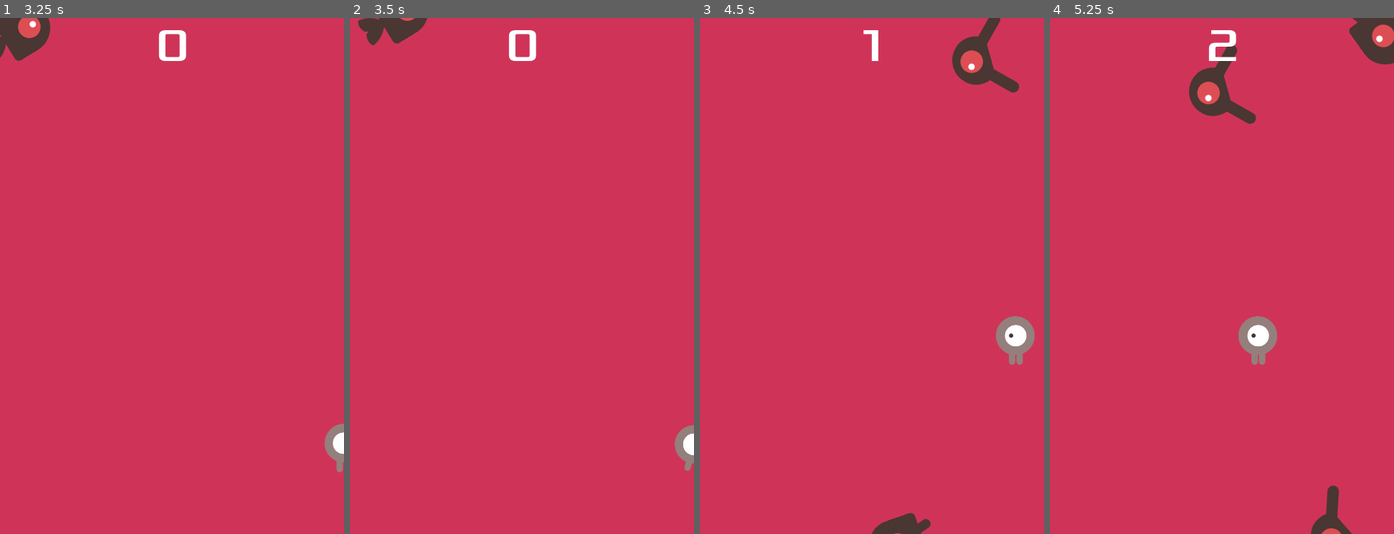
Above: before the commit, frames 1-4 (left to right).
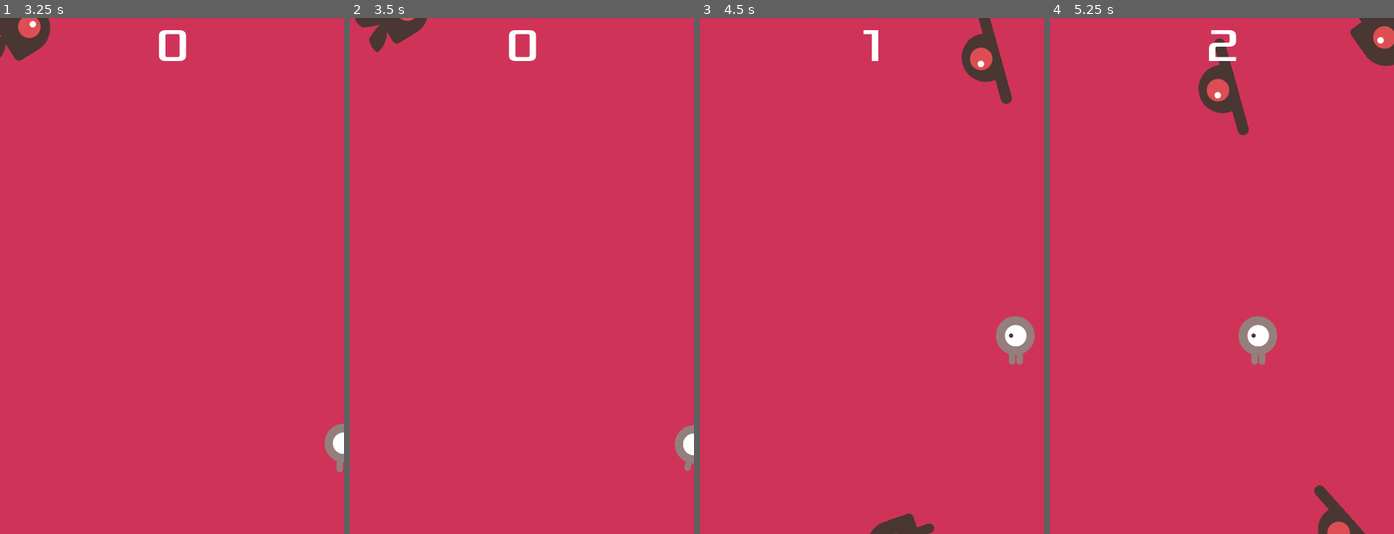
Above: after the commit, the same moments.

Repository: Ginaries/Dodge-the-Creeps
Game: Godot game, scene res://Scenes/Main/main.tscn
Two runs of this game, one before a commit and one after it. Both use one fixed random seed, a clock stepped at 60 frames per second and the inputs below.
Inputs:
- Up to frame 1 (3.25 s): click "Start" at 0.5 s; tap Enter at 1.25 s; hold Right (move_right) 1.28-2.03 s; hold Down (move_down) 2.03-2.78 s; hold Right (move_right) from 2.78 s (still down)
- Up to frame 2 (3.5 s): keep holding Right (move_right)
- Up to frame 3 (4.5 s): release Right (move_right) at 3.53 s; hold Up (move_up) 3.53-4.28 s; hold Left (move_left) from 4.28 s (still down)
- Up to frame 4 (5.25 s): keep holding Left (move_left)

Frame 1 is identical in both runs. In frame 2, 0.2% of the frame differs, in the area x 1-11%, y 0-7%; in frame 3, 1.1%; in frame 4, 1.7%, in the area x 40-100%, y 0-100%.

Commit message:
correccion de animacion estatica en mobs

Diff:
--- a/dodge-the-creeps/Scenes/Main/main.gd
+++ b/dodge-the-creeps/Scenes/Main/main.gd
@@ -1,7 +1,7 @@
 extends Node
 
 @export var mob_scene: PackedScene
-var score
+var score : int
 
 
 func game_over() -> void:
--- a/dodge-the-creeps/Scenes/Mob/mob.gd
+++ b/dodge-the-creeps/Scenes/Mob/mob.gd
@@ -1,6 +1,7 @@
 extends RigidBody2D
 
-func _ready():
+
+func _ready():#ejecuta una sola vez al iniciar un objeto u escena
 	var mob_types = Array($AnimatedSprite2D.sprite_frames.get_animation_names())
 	$AnimatedSprite2D.animation = mob_types.pick_random()#No conocia el Pick_Ramdon
 
--- a/dodge-the-creeps/Scenes/Mob/mob.tscn
+++ b/dodge-the-creeps/Scenes/Mob/mob.tscn
@@ -58,8 +58,7 @@
 scale = Vector2(0.75, 0.75)
 sprite_frames = SubResource("SpriteFrames_xkkxw")
 animation = &"walk"
-frame = 1
-frame_progress = 0.491654
+autoplay = "swim"
 
 [node name="CollisionShape2D" type="CollisionShape2D" parent="."]
 rotation = 1.5708
Not shown, added: dodge-the-creeps/export_presets.cfg
Not shown, added: dodge-the-creeps/Dodge-the-Creeps.console.exe
Not shown, added: dodge-the-creeps/Dodge-the-Creeps.exe
